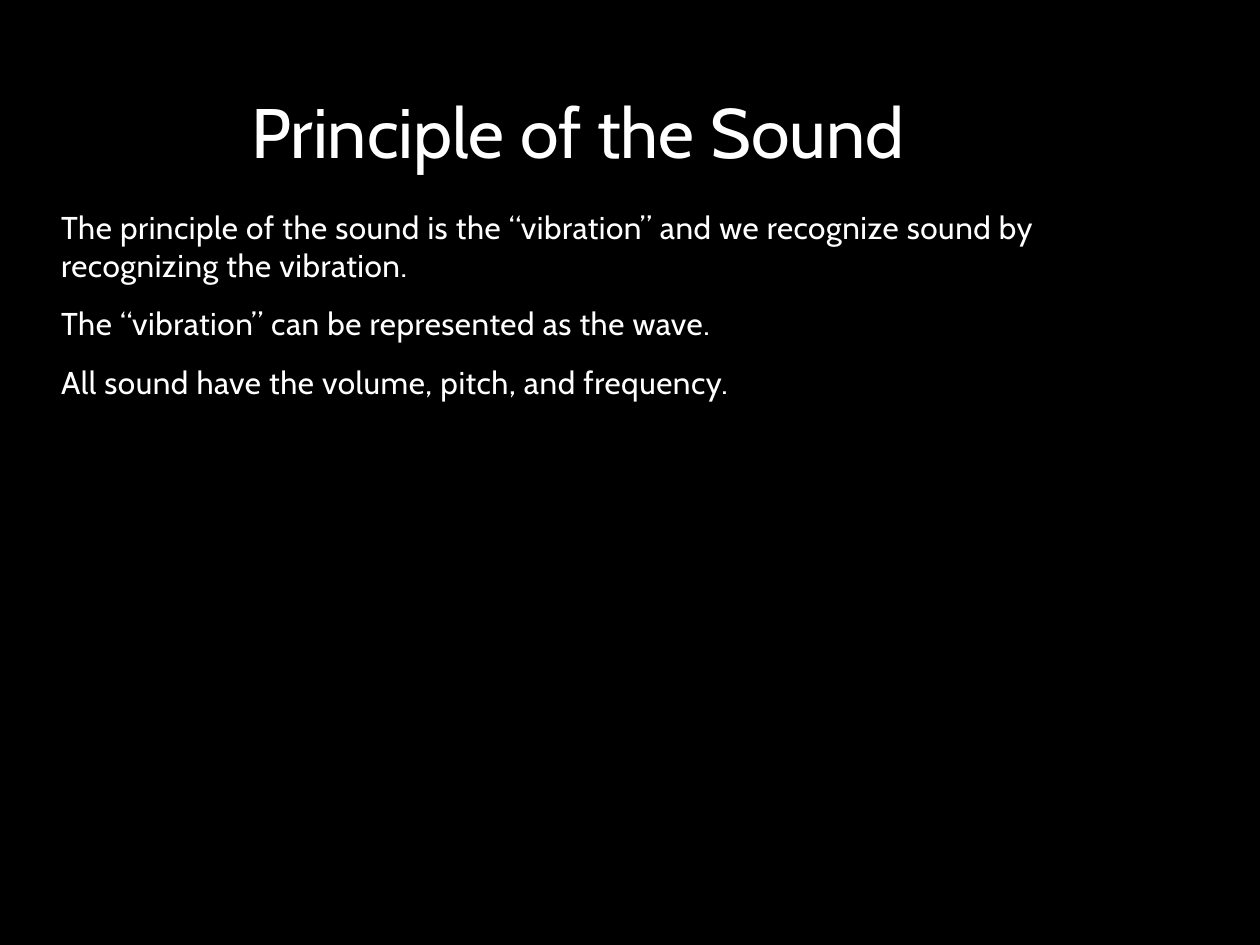
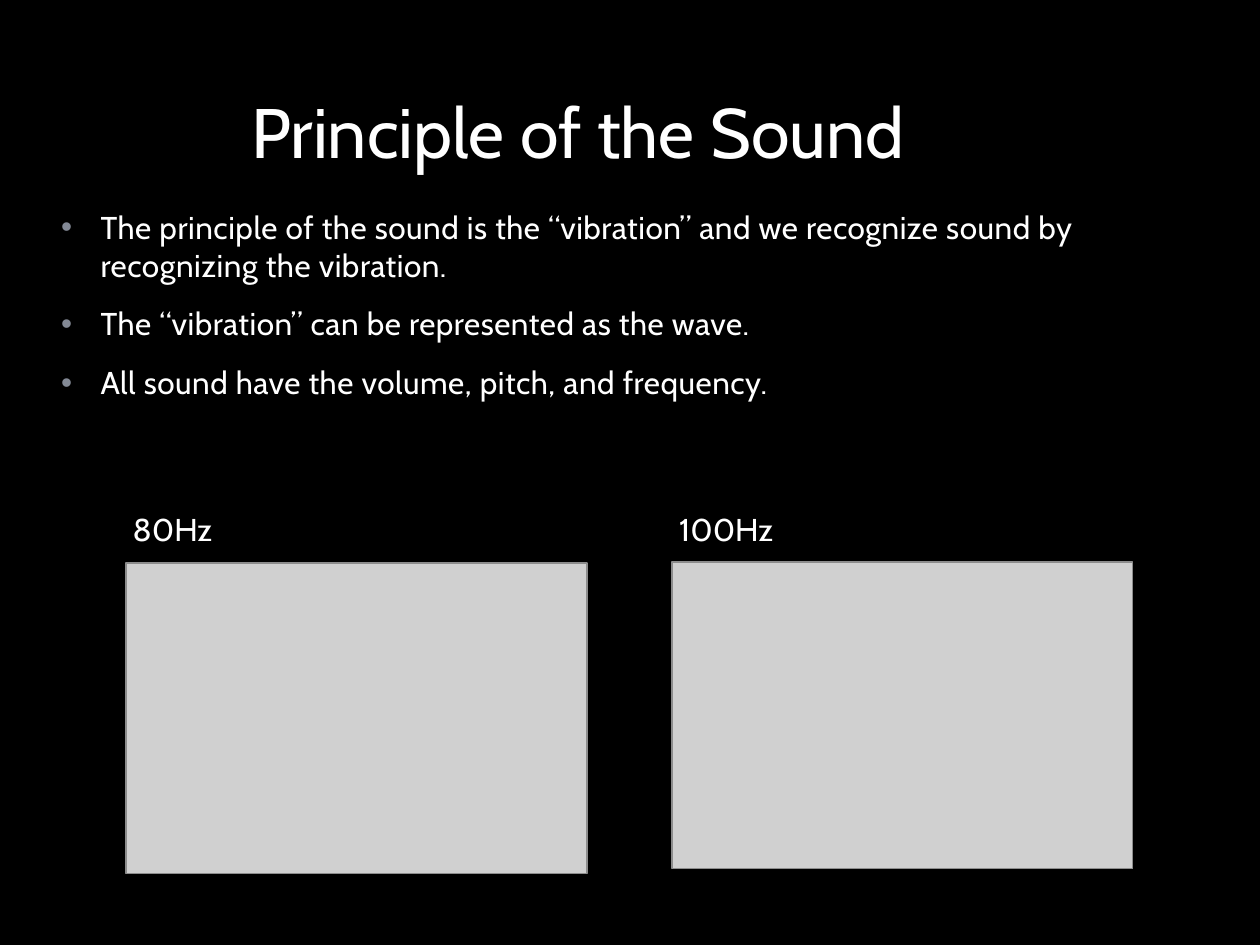
Before and after one commit to jjliang/5x5x5LEDCubeArduino, a slide deck: slide 12 of 5x5x5 LED Cube.pptx. Drawn at 1260x945 pixels with LibreOffice and Linux fonts; fonts in the diff are those of the drawing; grey boxes stand for pictures; background and template pictures are left out. Boxes give left, top, right and bottom in pixels: in the first picture for what was removed or moved away, otherwise in the second. Text is boxed around its words. In the diff, an @@ line names an element or a change of style, - is before the commit and + after.

Commit message:
Updated Power Point
Add one slide (Variables for FFT)
Edit some of the slides.
Add pictures

```diff
--- a/5x5x5 LED Cube.pptx
+++ b/5x5x5 LED Cube.pptx
@@ text "The principle of the sound ..." at box(101, 215, 1072, 401): bullet none to • @@
@@ text added at box(133, 518, 773, 542), 18 pt, text #FFFFFF @@
+80Hz 100Hz
@@ picture added at box(126, 563, 587, 874) @@
@@ picture added at box(672, 562, 1133, 868) @@
```
Also in this commit, not shown: 4 other slides changed, 2 slides added.
